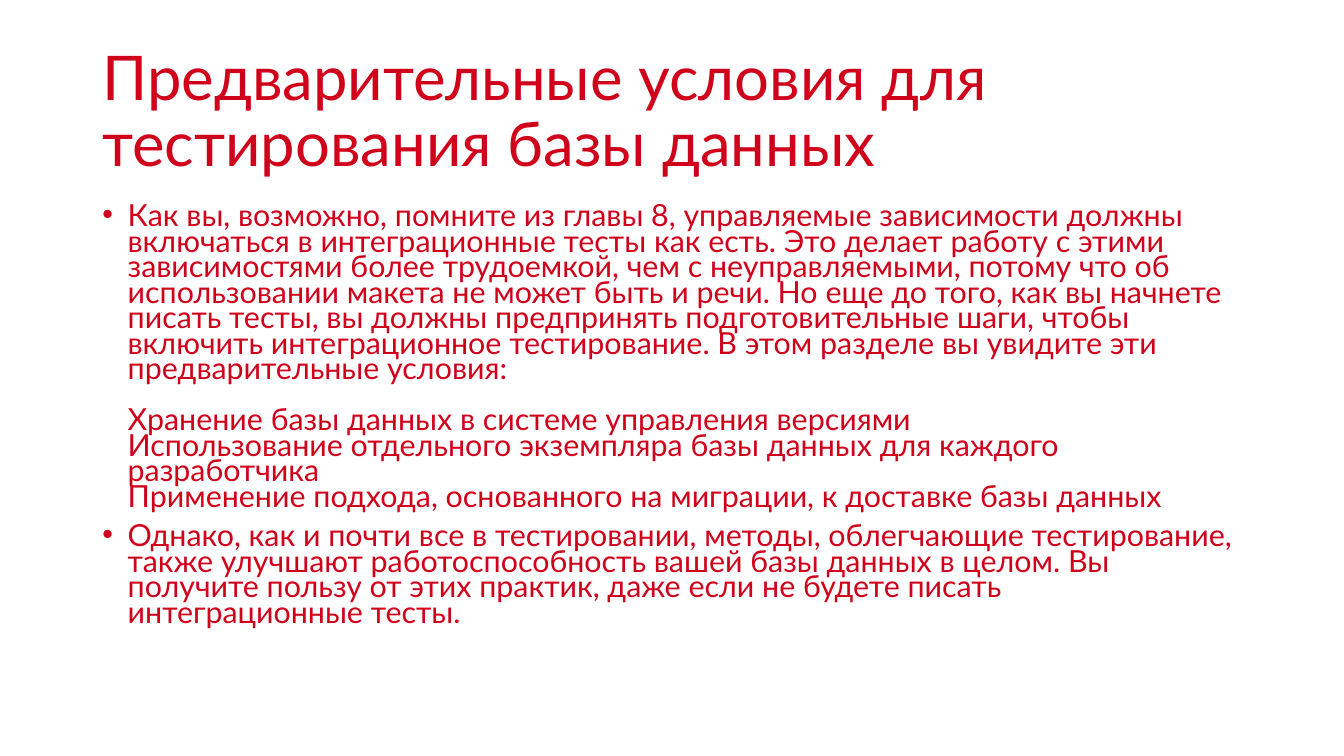
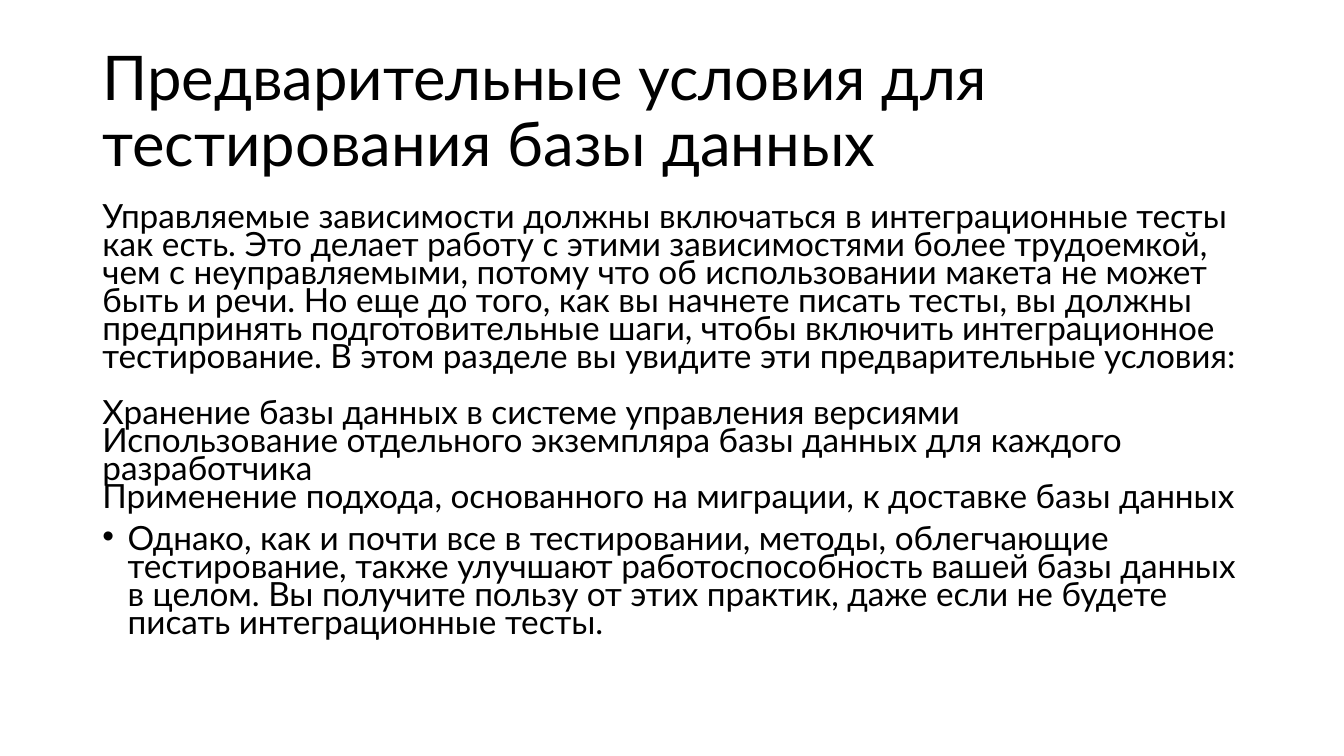
Before and after one commit to Sa1Gur/DbTest.Containers, a slide deck: slide 3 of DbaseTesting.pptx (slide 5 before the commit). Drawn at 1344x756 pixels with LibreOffice and Linux fonts; fonts in the diff are those of the drawing. Boxes give left, top, right and bottom in pixels: in the first picture for what was removed or moved away, otherwise in the second. Text is boxed around its words. In the diff, an @@ line names an element or a change of style, - is before the commit and + after.

Commit message:
cleanup text

```diff
--- a/DbaseTesting.pptx
+++ b/DbaseTesting.pptx
@@ title "Предварительные условия для тестирования базы ..." at (x1=102, y1=56, x2=986, y2=177): text colour #D0021B to #000000 @@
@@ text at (x1=102, y1=204, x2=1235, y2=514): text changed; size 21.7 to 23.8 pt; text colour #D0021B to #000000 @@
-• Как вы, возможно, помните из главы 8, управляемые зависимости должны включаться в интеграционные тесты как есть. Это делает работу с этими зависимостями более трудоемкой, чем с неуправляемыми, потому что об использовании макета не может быть и речи. Но еще до того, как вы начнете писать тесты, вы должны предпринять подготовительные шаги, чтобы включить интеграционное тестирование. В этом разделе вы увидите эти предварительные условия:
-  Хранение базы данных в системе управления версиями
-  Использование отдельного экземпляра базы данных для каждого разработчика
-  Применение подхода, основанного на миграции, к доставке базы данных
+Управляемые зависимости должны включаться в интеграционные тесты как есть. Это делает работу с этими зависимостями более трудоемкой, чем с неуправляемыми, потому что об использовании макета не может быть и речи. Но еще до того, как вы начнете писать тесты, вы должны предпринять подготовительные шаги, чтобы включить интеграционное тестирование. В этом разделе вы увидите эти предварительные условия:
+Хранение базы данных в системе управления версиями
+Использование отдельного экземпляра базы данных для каждого разработчика
+Применение подхода, основанного на миграции, к доставке базы данных
@@ text at (x1=128, y1=526, x2=1235, y2=640): size 21.7 to 23.8 pt, text colour #D0021B to #000000 in "Однако, как и почти все в тестировании, ..." @@
```
Also in this commit, not shown: 20 other slides changed, 3 slides added, 4 slides removed.
